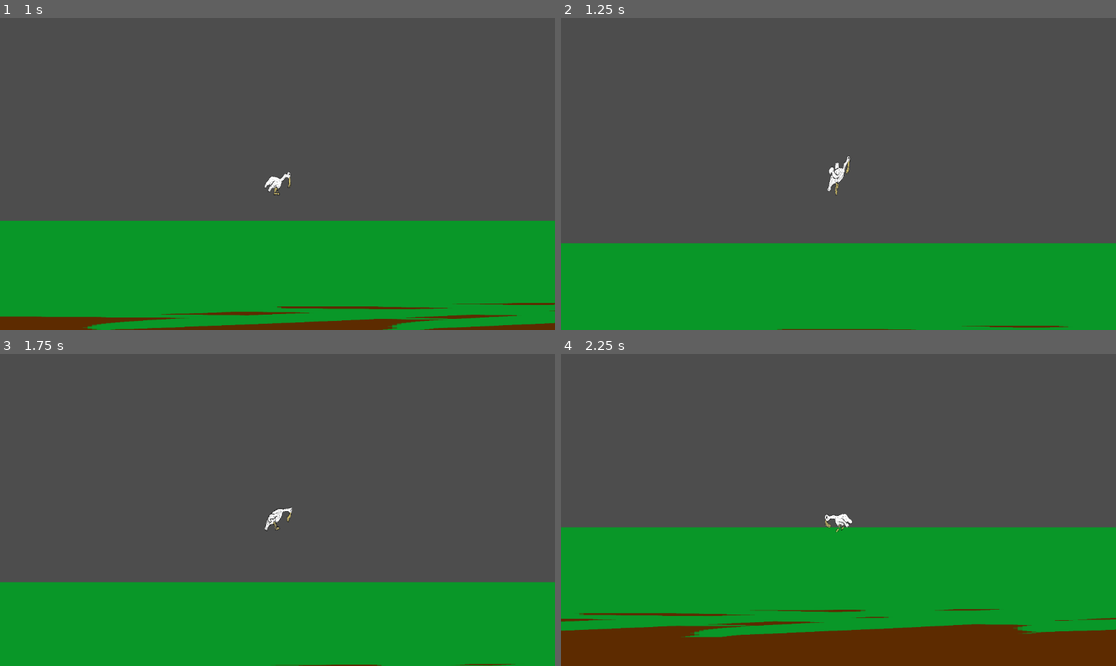
Above: before the commit, frames 1-4 (two rows, left to right).
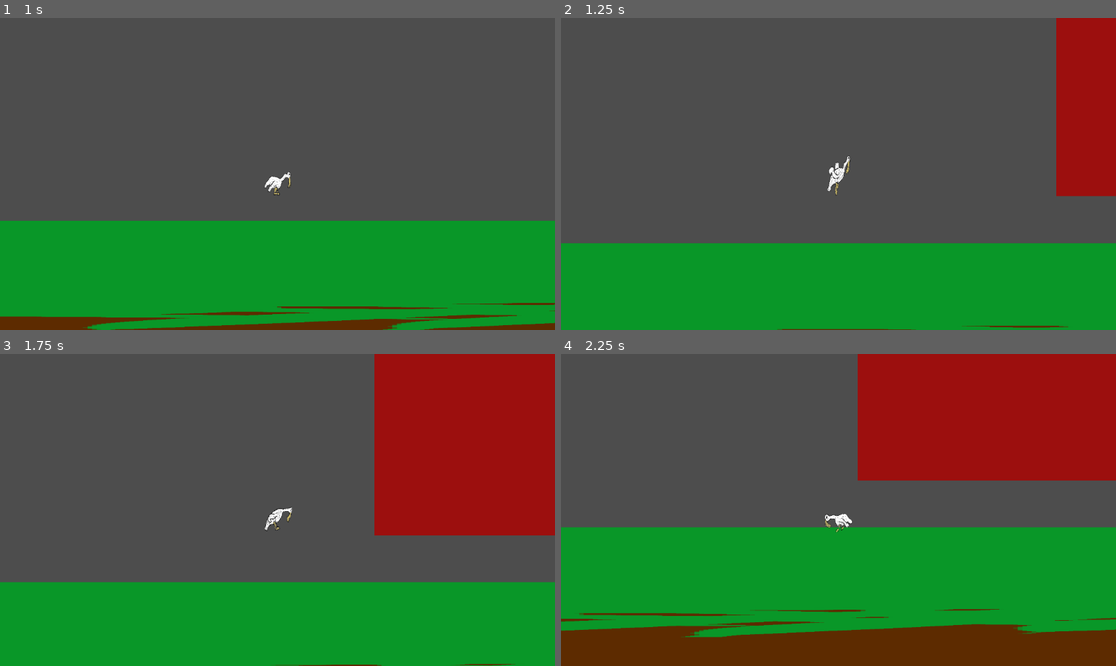
Above: after the commit, the same moments.

Repository: BoddanB/game_jam_charm
Game: Godot game, scene res://world.tscn
The game is run twice, just before and just after one commit, with the same random seed, the same clock (stepped at 60 frames per second) and the same inputs.
Inputs:
- Up to frame 1 (1 s): hold D (player_right) from 0.53 s (still down); tap Space (player_jump) at 0.77 s
- Up to frame 2 (1.25 s): keep holding D (player_right)
- Up to frame 3 (1.75 s): keep holding D (player_right); tap Space (player_jump) at 1.52 s
- Up to frame 4 (2.25 s): release D (player_right) at 2.03 s; hold A (player_left) from 2.03 s (still down)

Frame 1 is identical in both runs. In frame 2, 6.2% of the frame differs, in the area x 89-100%, y 0-58%; in frame 3, 19%, in the area x 67-100%, y 0-59%; in frame 4, 19%.

Commit message:
Minor changes

Diff:
--- a/world.gd
+++ b/world.gd
@@ -1,6 +1,5 @@
 extends Node2D
 
-var battle_node = preload("res://battlescreen.tscn")
 var current_scene = "world"
 var change_scene = false
 
--- a/world.tscn
+++ b/world.tscn
@@ -15,4 +15,4 @@
 position = Vector2(78, 528)
 
 [node name="enemy" parent="." instance=ExtResource("3_yri8t")]
-position = Vector2(587, 480)
+position = Vector2(98, 531)
